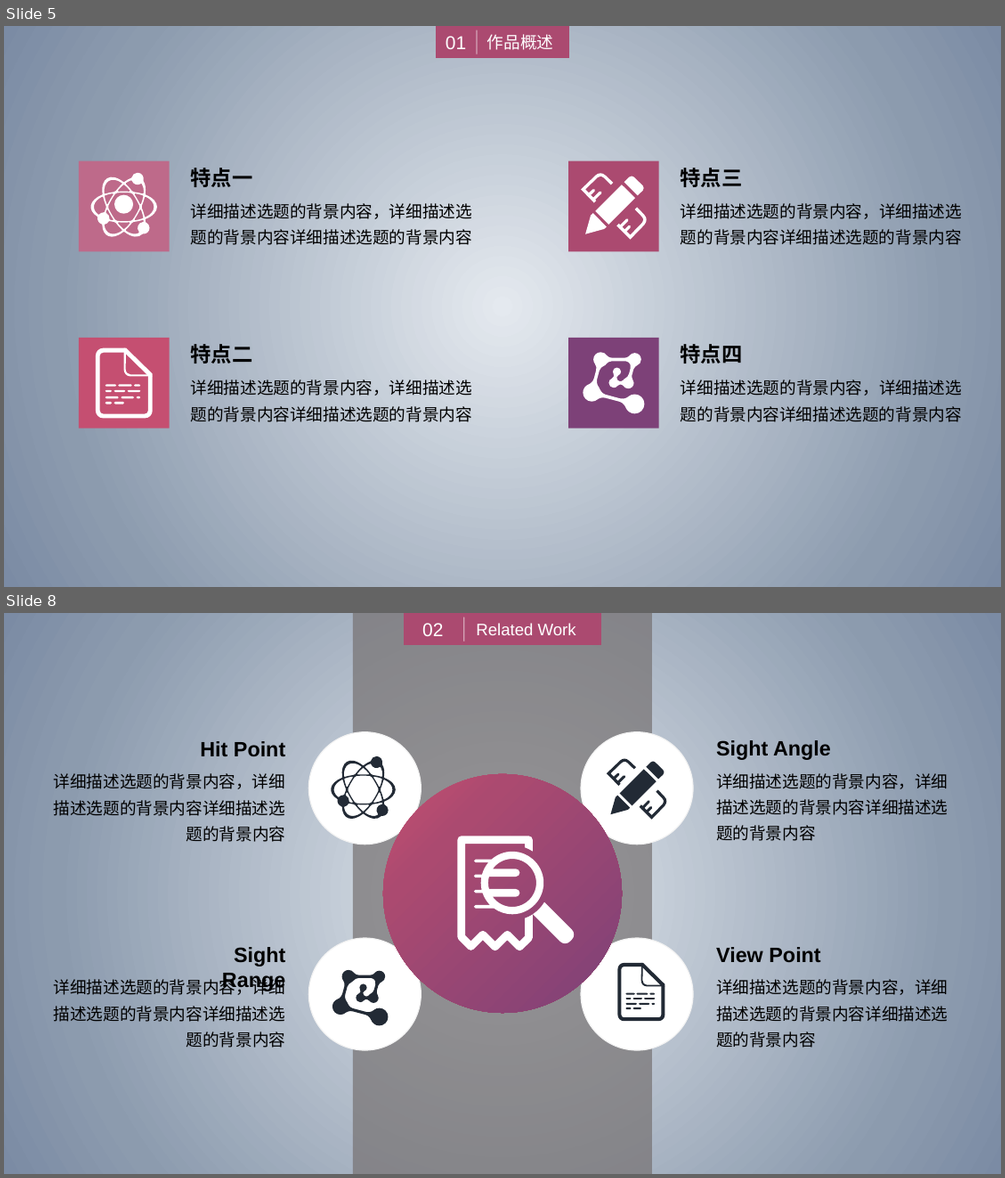
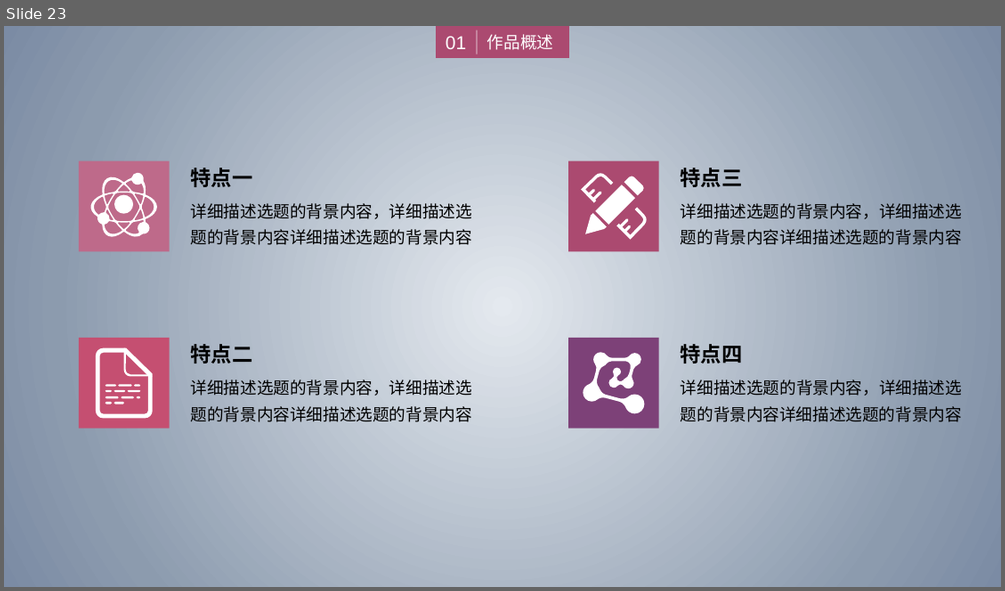
Before and after one commit to zhuangzhuang131419/McGill, a slide deck: COMP396/Presentation.pptx. Shown one above the other, each under a label of ours: slides 5 and 8 before the commit, slide 23 after it; the slides between them are not shown. The pictures are 1005x1178 and 1005x591 pixels, drawn with LibreOffice and Linux fonts; fonts in the diff are those of the drawing. Boxes give left, top, right and bottom in pixels: in the first picture for what was removed or moved away, otherwise in the second. Text is boxed around its words. In the diff, an @@ line names an element or a change of style, - is before the commit and + after.

```diff
--- a/COMP396/Presentation.pptx
+++ b/COMP396/Presentation.pptx
@@ slide 8 removed at [4,613,1001,1174], background gradient #E4E9EF to #8C9BAE to #7B8BA4 @@
@@ rectangle removed at [353,613,652,1174] @@
@@ group removed at [404,613,600,644]: 2 texts, 1 rectangle, 1 line @@
-Related Work
-02
@@ text removed at [200,741,285,756] @@
-Hit Point
@@ ellipse removed at [309,732,421,844] @@
@@ text removed at [716,740,831,760] @@
-Sight Angle
@@ freeform shape removed at [328,755,399,822] @@
@@ text removed at [54,773,286,842] @@
-详细描述选题的背景内容，详细
-描述选题的背景内容详细描述选
-题的背景内容
@@ text removed at [716,773,947,841] @@
-详细描述选题的背景内容，详细
-描述选题的背景内容详细描述选
-题的背景内容
@@ group removed at [581,732,693,844]: 9 freeform shapes, 1 ellipse @@
@@ group removed at [383,774,622,1013]: 3 freeform shapes, 1 ellipse @@
@@ text removed at [222,947,285,992] @@
-Sight Range
@@ ellipse removed at [309,938,421,1051] @@
@@ text removed at [716,947,820,962] @@
-View Point
@@ text removed at [54,976,286,1047] @@
-详细描述选题的背景内容，详细
-描述选题的背景内容详细描述选
-题的背景内容
@@ freeform shape removed at [332,970,388,1025] @@
@@ group removed at [581,938,693,1051]: 13 freeform shapes, 1 ellipse @@
@@ text removed at [716,979,947,1047] @@
-详细描述选题的背景内容，详细
-描述选题的背景内容详细描述选
-题的背景内容
@@ what was slide 5 is now slide 23 @@
```
Also in this commit, not shown: 3 slides changed, 8 slides added, 3 other slides removed.
